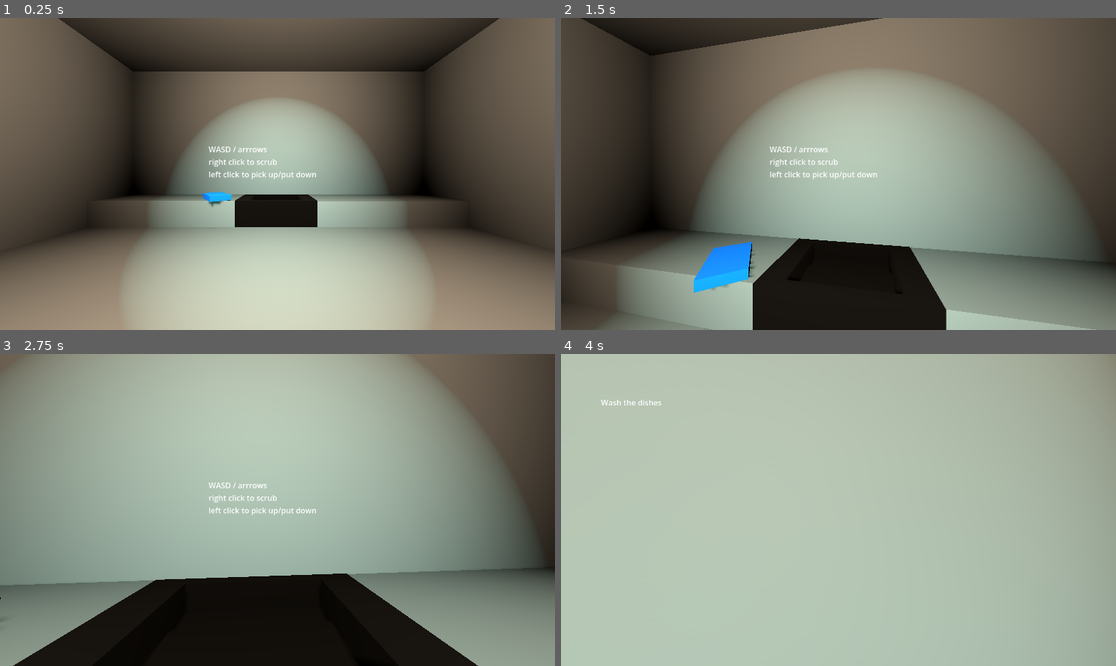
Above: before the commit, frames 1-4 (two rows, left to right).
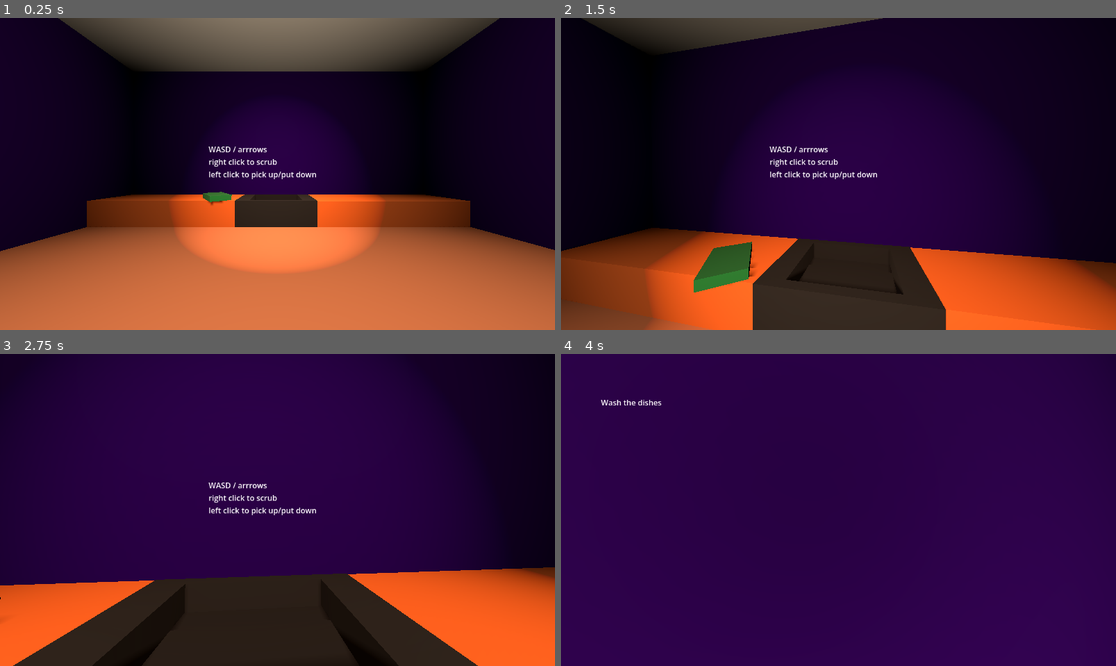
Above: after the commit, the same moments.

Repository: AKM372/STAR-Scholars-Project-2026
Game: Godot game, scene res://world.tscn
Two runs of this game, one before a commit and one after it. Both use one fixed random seed, a clock stepped at 60 frames per second and the inputs below. Sound files missing from this copy of the repository are replaced by a short silence.
Inputs (mouse positions are in pixels of both pictures, inside the frame that each line leads up to):
- Up to frame 1 (0.25 s): no input
- Up to frame 2 (1.5 s): tap Enter at 0.5, 1.25 s; move the mouse to (866, 174) at 0.52 s; hold T (testing, bound only after the commit) 0.53-1.28 s; hold Up (forward) from 0.53 s (still down); tap Space (jump) at 0.77 s; move the mouse to (810, 174) at 1.27 s; click (810, 174) at 1.35 s
- Up to frame 3 (2.75 s): keep holding Up (forward); tap Space (jump) at 1.52 s; tap T (testing, bound only after the commit) at 1.55, 2.3 s; tap Enter at 2 s; move the mouse to (288, 503) at 2.02 s; hold Right mouse button (scrub) from 2.03 s (still down)
- Up to frame 4 (4 s): keep holding Up (forward); tap Enter at 2.75 s; move the mouse to (832, 516) at 2.77 s; release Right mouse button (scrub) at 2.78 s; tap F (throw) at 2.85 s; tap Space (jump) at 3.02, 3.77 s; tap T (testing, bound only after the commit) at 3.05 s; move the mouse to (877, 513) at 3.52 s; hold T (testing, bound only after the commit) from 3.53 s (still down)

The runs differ from the first frame. In frame 1, 88% of the frame differs, in the area x 0-100%, y 0-100%; in frame 2, 92%; in frame 3, 87%; in frame 4, 100%.

Commit message:
Color Change
I changed the black out to a white out to 1) contrast the dark scene, and 2) make it feel like a flash bang? also it is working properly now (there is a function in inputs to test new features via copy/paste).

Arguably the important change though was the implementation of the colors! Everything is in secondary colors. I love the purple walls feeling so dark an ominous, and the colors together all really compliment each other in an unpleasant way (to me). I want to test the thoughts on color from playtesters

Diff:
--- a/plate_script.gd
+++ b/plate_script.gd
@@ -1,7 +1,7 @@
 extends RigidBody3D
 @onready var plate: RigidBody3D = $"."
 @onready var plate_color: MeshInstance3D = $MeshInstance3D
-var normal_color:= Color(1,0.8,0.6)
+var normal_color:= Color(0.5,0.4,0.9)
 var glitch_color := Color(1.0, 0.2, 0.2)
 var plate_material: StandardMaterial3D
 
--- a/player.gd
+++ b/player.gd
@@ -42,7 +42,7 @@
 @export var glitch_max_radius := 1.4
 @export var glitch_recover_min := 2.0      # seconds before auto-reset
 @export var glitch_recover_max := 6.0
-@export var world: PackedScene
+@export var world: GDScript
 @onready var color_rect: ColorRect = $"../CanvasLayer/ColorRect"
 
 func _ready() -> void:
@@ -107,6 +107,9 @@
 	if event.is_action_pressed('throw') and pickedObject:
 		_throw_object(pickedObject)
 		pickedObject = null
+
+	if event.is_action_pressed('testing'):
+		_blackout_and_drop()
 
 func _physics_process(delta: float) -> void:
 	#basic gravity for jumping and falling
--- a/player.tscn
+++ b/player.tscn
@@ -1,6 +1,7 @@
 [gd_scene format=3 uid="uid://dsy42utnjd7xx"]
 
 [ext_resource type="Script" uid="uid://ofutcl58k8m" path="res://player.gd" id="1_4flbx"]
+[ext_resource type="Script" uid="uid://12lruquss4bg" path="res://world.gd" id="2_hqtel"]
 [ext_resource type="AudioStream" uid="uid://cg2ob3vcsq6hu" path="res://sfx/scrubbing.mp3" id="2_onrkg"]
 [ext_resource type="AudioStream" uid="uid://dg2kl7xq10gkh" path="res://sfx/pick_up.mp3" id="3_i3pqv"]
 
@@ -8,6 +9,7 @@
 
 [node name="player" type="CharacterBody3D" unique_id=1722317622 groups=["player"]]
 script = ExtResource("1_4flbx")
+world = ExtResource("2_hqtel")
 
 [node name="CollisionShape3D" type="CollisionShape3D" parent="." unique_id=1618573191]
 transform = Transform3D(1, 0, 0, 0, 1, 0, 0, 0, 1, 0, 1, 0)
--- a/project.godot
+++ b/project.godot
@@ -75,6 +75,11 @@
 "events": [Object(InputEventKey,"resource_local_to_scene":false,"resource_name":"","device":-1,"window_id":0,"alt_press …(192 unchanged characters)…
 ]
 }
+testing={
+"deadzone": 0.2,
+"events": [Object(InputEventKey,"resource_local_to_scene":false,"resource_name":"","device":-1,"window_id":0,"alt_pressed":false,"shift_pressed":false,"ctrl_pressed":false,"meta_pressed":false,"pressed":false,"keycode":0,"physical_keycode":84,"key_label":0,"unicode":116,"location":0,"echo":false,"script":null)
+]
+}
 
 [rendering]
 
--- a/sponge.tscn
+++ b/sponge.tscn
@@ -1,11 +1,11 @@
-[gd_scene load_steps=8 format=4 uid="uid://dfq2x8qcjmxh8"]
+[gd_scene format=4 uid="uid://dfq2x8qcjmxh8"]
 
-[ext_resource type="Script" path="res://sponge_script.gd" id="1_s48kf"]
+[ext_resource type="Script" uid="uid://3i74tjwqf1fk" path="res://sponge_script.gd" id="1_s48kf"]
 
 [sub_resource type="BoxMesh" id="BoxMesh_dgjir"]
 
 [sub_resource type="StandardMaterial3D" id="StandardMaterial3D_txb15"]
-albedo_color = Color(0, 0.49019608, 1, 1)
+albedo_color = Color(9.746477e-07, 0.3564887, 0.13746247, 1)
 
 [sub_resource type="ArrayMesh" id="ArrayMesh_r3hyt"]
 _surfaces = [{
@@ -28,28 +28,28 @@
 
 [sub_resource type="BoxShape3D" id="BoxShape3D_s48kf"]
 
-[node name="sponge" type="RigidBody3D" groups=["sponge"]]
+[node name="sponge" type="RigidBody3D" unique_id=1187282305 groups=["sponge"]]
 transform = Transform3D(-0.007853948, 0, -0.9999692, 0, 1, 0, 0.9999692, 0, -0.007853948, 0, 0, 0)
 collision_layer = 2
 freeze_mode = 1
 contact_monitor = true
 script = ExtResource("1_s48kf")
 
-[node name="MeshInstance3D" type="MeshInstance3D" parent="."]
+[node name="MeshInstance3D" type="MeshInstance3D" parent="." unique_id=898562853]
 transform = Transform3D(0.62333024, 0, 0, 0, 0.15837538, 0, 0, 0, 1, 0, 0, 0)
 mesh = SubResource("BoxMesh_dgjir")
 surface_material_override/0 = SubResource("StandardMaterial3D_txb15")
 
-[node name="MeshInstance3D" type="MeshInstance3D" parent="MeshInstance3D"]
+[node name="MeshInstance3D" type="MeshInstance3D" parent="MeshInstance3D" unique_id=64804754]
 mesh = SubResource("ArrayMesh_r3hyt")
 surface_material_override/0 = SubResource("StandardMaterial3D_7m5fo")
 
-[node name="CollisionShape3D" type="CollisionShape3D" parent="." groups=["sponge"]]
+[node name="CollisionShape3D" type="CollisionShape3D" parent="." unique_id=1308833674 groups=["sponge"]]
 shape = SubResource("BoxShape3D_st82r")
 
-[node name="DirtDetectingArea" type="Area3D" parent="." groups=["sponge"]]
+[node name="DirtDetectingArea" type="Area3D" parent="." unique_id=366793171 groups=["sponge"]]
 
-[node name="CollisionShape3D" type="CollisionShape3D" parent="DirtDetectingArea" groups=["sponge"]]
+[node name="CollisionShape3D" type="CollisionShape3D" parent="DirtDetectingArea" unique_id=573709119 groups=["sponge"]]
 transform = Transform3D(0.6982605, 0, 0, 0, 0.23664477, 0, 0, 0, 1.00237, 0, 0, 0)
 shape = SubResource("BoxShape3D_s48kf")
 
--- a/world.tscn
+++ b/world.tscn
@@ -12,17 +12,41 @@
 
 [sub_resource type="BoxMesh" id="BoxMesh_f3sb7"]
 
+[sub_resource type="ORMMaterial3D" id="ORMMaterial3D_k3n1d"]
+albedo_color = Color(0.99999887, 0.60216695, 0.42104003, 1)
+
 [sub_resource type="BoxMesh" id="BoxMesh_036b0"]
 
+[sub_resource type="ORMMaterial3D" id="ORMMaterial3D_gbfbk"]
+albedo_color = Color(0.21568628, 0.078431375, 0.44705883, 1)
+
 [sub_resource type="BoxShape3D" id="BoxShape3D_dwbse"]
 
+[sub_resource type="ORMMaterial3D" id="ORMMaterial3D_ioo17"]
+albedo_color = Color(0.21441713, 0.08024175, 0.44873035, 1)
+
+[sub_resource type="ORMMaterial3D" id="ORMMaterial3D_wse8f"]
+albedo_color = Color(0.21441713, 0.08024175, 0.44873035, 1)
+
+[sub_resource type="ORMMaterial3D" id="ORMMaterial3D_ic0uy"]
+albedo_color = Color(0.21441713, 0.08024175, 0.44873035, 1)
+
 [sub_resource type="BoxMesh" id="BoxMesh_pkg7o"]
 
+[sub_resource type="ORMMaterial3D" id="ORMMaterial3D_2o6r5"]
+albedo_color = Color(0.9999955, 0.49287075, 0.23957124, 1)
+
 [sub_resource type="BoxShape3D" id="BoxShape3D_gbfbk"]
 
+[sub_resource type="ORMMaterial3D" id="ORMMaterial3D_70uel"]
+albedo_color = Color(0.9999955, 0.49287075, 0.23957124, 1)
+
 [sub_resource type="BoxShape3D" id="BoxShape3D_ioo17"]
 
 [sub_resource type="BoxMesh" id="BoxMesh_554ww"]
+
+[sub_resource type="StandardMaterial3D" id="StandardMaterial3D_pkg7o"]
+albedo_color = Color(0.48235294, 0.23137255, 1, 1)
 
 [sub_resource type="BoxShape3D" id="BoxShape3D_ulpex"]
 
@@ -44,6 +68,7 @@
 [node name="MeshInstance3D" type="MeshInstance3D" parent="Floor" unique_id=1797835147 groups=["world"]]
 transform = Transform3D(40, 0, 0, 0, 0.5, 0, 0, 0, 40, 0, -0.5, 0)
 mesh = SubResource("BoxMesh_f3sb7")
+surface_material_override/0 = SubResource("ORMMaterial3D_k3n1d")
 
 [node name="player" parent="." unique_id=1351330524 instance=ExtResource("2_tlwt5")]
 world = null
@@ -61,6 +86,7 @@
 [node name="MeshInstance3D" type="MeshInstance3D" parent="Room/Walls/Wall" unique_id=1839063672 groups=["world"]]
 transform = Transform3D(20, 0, 0, 0, 6, 0, 0, 0, 1, 1.9326038, 0, 0)
 mesh = SubResource("BoxMesh_036b0")
+surface_material_override/0 = SubResource("ORMMaterial3D_gbfbk")
 
 [node name="CollisionShape3D" type="CollisionShape3D" parent="Room/Walls/Wall" unique_id=1362153832 groups=["world"]]
 transform = Transform3D(20, 0, 0, 0, 6, 0, 0, 0, 1, 2.0236769, 0, 0)
@@ -72,6 +98,7 @@
 [node name="MeshInstance3D" type="MeshInstance3D" parent="Room/Walls/Wall2" unique_id=2133366753 groups=["world"]]
 transform = Transform3D(20, 0, 0, 0, 6, 0, 0, 0, 1, 1.9326038, 0, 0)
 mesh = SubResource("BoxMesh_036b0")
+surface_material_override/0 = SubResource("ORMMaterial3D_ioo17")
 
 [node name="CollisionShape3D" type="CollisionShape3D" parent="Room/Walls/Wall2" unique_id=4371053 groups=["world"]]
 transform = Transform3D(20, 0, 0, 0, 6, 0, 0, 0, 1, 1.9279895, 0, 0)
@@ -83,6 +110,7 @@
 [node name="MeshInstance3D" type="MeshInstance3D" parent="Room/Walls/Wall3" unique_id=1044303994 groups=["world"]]
 transform = Transform3D(20, 0, 0, 0, 6, 0, 0, 0, 1, 1.9326038, 0, 0)
 mesh = SubResource("BoxMesh_036b0")
+surface_material_override/0 = SubResource("ORMMaterial3D_wse8f")
 
 [node name="CollisionShape3D" type="CollisionShape3D" parent="Room/Walls/Wall3" unique_id=1394778332 groups=["world"]]
 transform = Transform3D(20, 0, 0, 0, 6, 0, 0, 0, 1, 1.9279895, 0, 0)
@@ -94,19 +122,20 @@
 [node name="MeshInstance3D" type="MeshInstance3D" parent="Room/Walls/Wall4" unique_id=1025691120 groups=["world"]]
 transform = Transform3D(20, 0, 0, 0, 6, 0, 0, 0, 1, 1.9326038, 0, 0)
 mesh = SubResource("BoxMesh_036b0")
+surface_material_override/0 = SubResource("ORMMaterial3D_ic0uy")
 
 [node name="CollisionShape3D" type="CollisionShape3D" parent="Room/Walls/Wall4" unique_id=70259855 groups=["world"]]
 transform = Transform3D(20, 0, 0, 0, 6, 0, 0, 0, 1, 1.9279895, 0, 0)
 shape = SubResource("BoxShape3D_dwbse")
 
-[node name="Wall5" type="StaticBody3D" parent="Room/Walls" unique_id=861214097]
+[node name="Ceiling" type="StaticBody3D" parent="Room/Walls" unique_id=861214097]
 transform = Transform3D(-2.5559487e-08, 2.198268, -4.3711385e-08, 0, -9.6089344e-08, -0.99999994, -0.5847329, -9.6089344e-08, 1.9106853e-15, 0.12572193, 5.9719143, -0.44034338)
 
-[node name="MeshInstance3D" type="MeshInstance3D" parent="Room/Walls/Wall5" unique_id=1651329030 groups=["world"]]
-transform = Transform3D(20, 0, 0, 0, 6, 0, 0, 0, 1, 1.9326038, 0, 0)
-mesh = SubResource("BoxMesh_036b0")
-
-[node name="CollisionShape3D" type="CollisionShape3D" parent="Room/Walls/Wall5" unique_id=120311932 groups=["world"]]
+[node name="MeshInstance3D" type="MeshInstance3D" parent="Room/Walls/Ceiling" unique_id=1651329030 groups=["world"]]
+transform = Transform3D(20, 0, 0, 0, 6, 0, 0, 0, 1, 1.9326038, 0, 0)
+mesh = SubResource("BoxMesh_036b0")
+
+[node name="CollisionShape3D" type="CollisionShape3D" parent="Room/Walls/Ceiling" unique_id=120311932 groups=["world"]]
 transform = Transform3D(20, 0, 0, 0, 6, 0, 0, 0, 1, 1.9279895, 0, 0)
 shape = SubResource("BoxShape3D_dwbse")
 
@@ -118,6 +147,7 @@
 [node name="MeshInstance3D" type="MeshInstance3D" parent="Room/Counters/Counter" unique_id=569222065]
 transform = Transform3D(7.3470025, 0, 0, 0, 1, 0, 0, 0, 1.747736, 0, 0.035544395, 0)
 mesh = SubResource("BoxMesh_pkg7o")
+surface_material_override/0 = SubResource("ORMMaterial3D_2o6r5")
 
 [node name="CollisionShape3D" type="CollisionShape3D" parent="Room/Counters/Counter" unique_id=413037433]
 transform = Transform3D(8.099991, 0, 0, 0, 1, 0, 0, 0, 1.7238448, 0.31459332, 0.053461254, 0)
@@ -129,6 +159,7 @@
 [node name="MeshInstance3D" type="MeshInstance3D" parent="Room/Counters/Counter2" unique_id=1751561187]
 transform = Transform3D(7.3470025, 0, 0, 0, 1, 0, 0, 0, 1.747736, 0, 0, 0)
 mesh = SubResource("BoxMesh_pkg7o")
+surface_material_override/0 = SubResource("ORMMaterial3D_70uel")
 
 [node name="CollisionShape3D" type="CollisionShape3D" parent="Room/Counters/Counter2" unique_id=142687132]
 transform = Transform3D(8.100489, 0, 0, 0, 1, 0, 0, 0, 1.7238448, -0.26555586, 0.0134676695, 0)
@@ -188,21 +219,21 @@
 offset_bottom = 671.0
 
 [node name="SpotLight3D" type="SpotLight3D" parent="." unique_id=290487916]
-transform = Transform3D(1, 0, 0, 0, 0.90439856, 0.42668876, 0, -0.42668876, 0.90439856, 0, 4.890602, 3.581727)
-light_color = Color(0.6509804, 1, 1, 1)
-light_energy = 5.636
+transform = Transform3D(1, 0, 0, 0, 0.90439856, 0.42668876, 0, -0.42668876, 0.90439856, -0.009744935, 5.0268707, 2.2062743)
+light_color = Color(1, 0.76162654, 0.6663052, 1)
+light_energy = 2.788
 light_indirect_energy = 12.011
 light_volumetric_fog_energy = 4.345
-light_specular = 0.0
+light_specular = 1.368
 shadow_enabled = true
 shadow_bias = 2.927
 shadow_normal_bias = 8.29
-shadow_blur = 10.0
-spot_range = 19.890404
+shadow_blur = 3.864
+spot_range = 4096.0
 spot_angle = 22.742197
 
 [node name="OmniLight3D" type="OmniLight3D" parent="." unique_id=1376735963]
-transform = Transform3D(1, 0, 0, 0, 1, 0, 0, 0, 1, 0, 4.2260656, 0)
+transform = Transform3D(1, 0, 0, 0, 1, 0, 0, 0, 1, 0, 2.6500049, 0)
 light_color = Color(1, 0.8980392, 0.76862746, 1)
 light_energy = 9.122
 light_indirect_energy = 10.271
@@ -215,6 +246,7 @@
 
 [node name="DoorMesh" type="MeshInstance3D" parent="Door" unique_id=360665683]
 mesh = SubResource("BoxMesh_554ww")
+surface_material_override/0 = SubResource("StandardMaterial3D_pkg7o")
 
 [node name="DoorCollision" type="CollisionShape3D" parent="Door" unique_id=1860246482]
 shape = SubResource("BoxShape3D_ulpex")
